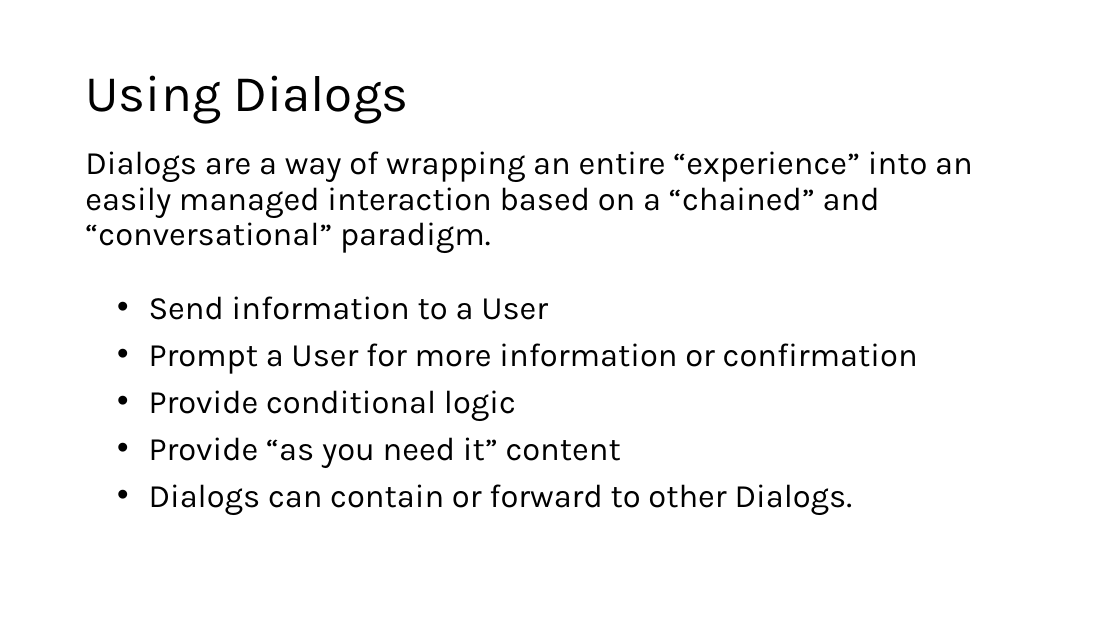
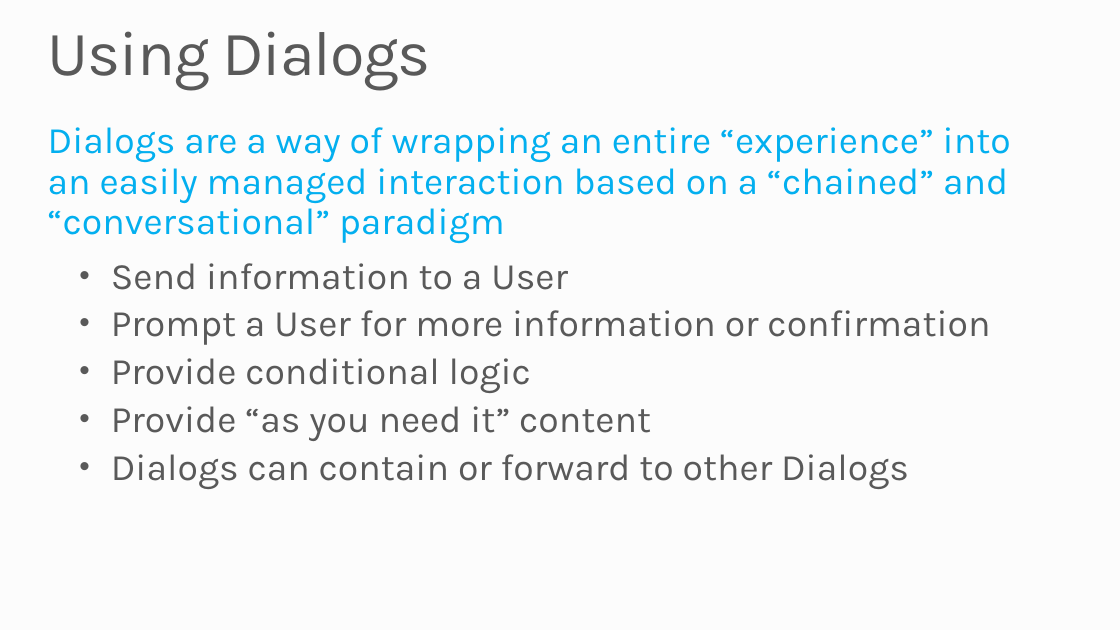
Before and after one commit to MSRConnections/Azure-training-course, a slide deck: slide 12 of Content/Bots (Draft)/Microsoft Bot Framework.pptx. Drawn at 1120x630 pixels with LibreOffice and Linux fonts; fonts in the diff are those of the drawing; background and template pictures are left out. Boxes give left, top, right and bottom in pixels: in the first picture for what was removed or moved away, otherwise in the second. Text is boxed around its words. In the diff, an @@ line names an element or a change of style, - is before the commit and + after.

```diff
--- a/Content/Bots (Draft)/Microsoft Bot Framework.pptx
+++ b/Content/Bots (Draft)/Microsoft Bot Framework.pptx
@@ background #FFFFFF to #FCFCFC @@
@@ title "Using Dialogs": place and size @@
-title "Using Dialogs" at bbox=[85, 75, 409, 123]
+title "Using Dialogs" at bbox=[48, 31, 431, 90]
@@ title "Using Dialogs" at bbox=[48, 31, 431, 90]: size 44 to 54 pt, text colour #000000 to #595959, letter spacing 0 to -1 pt; vertical alignment middle to top @@
@@ text at bbox=[48, 127, 1011, 243]: text changed; size 28 to 32 pt; text colour #000000 to #03AFEF @@
-Dialogs are a way of wrapping an entire “experience” into an easily managed interaction based on a “chained” and “conversational” paradigm.
+Dialogs are a way of wrapping an entire “experience” into an easily managed interaction based on a “chained” and “conversational” paradigm
@@ text "Send information to a User": place and size @@
-text "Send information to a User" at bbox=[149, 296, 918, 515]
+text "Send information to a User" at bbox=[111, 263, 990, 489]
@@ text at bbox=[111, 263, 990, 441]: size 28 to 32 pt, text colour #000000 to #595959 in "Send information to a User", "Prompt a User for more information or ...", "Provide conditional logic", "Provide “as you need it” content"; less space between paragraphs @@
@@ text at bbox=[111, 454, 909, 489]: text changed; size 28 to 32 pt; text colour #000000 to #595959 @@
-• Dialogs can contain or forward to other Dialogs.
+• Dialogs can contain or forward to other Dialogs
```
Also in this commit, not shown: 14 other slides changed.
